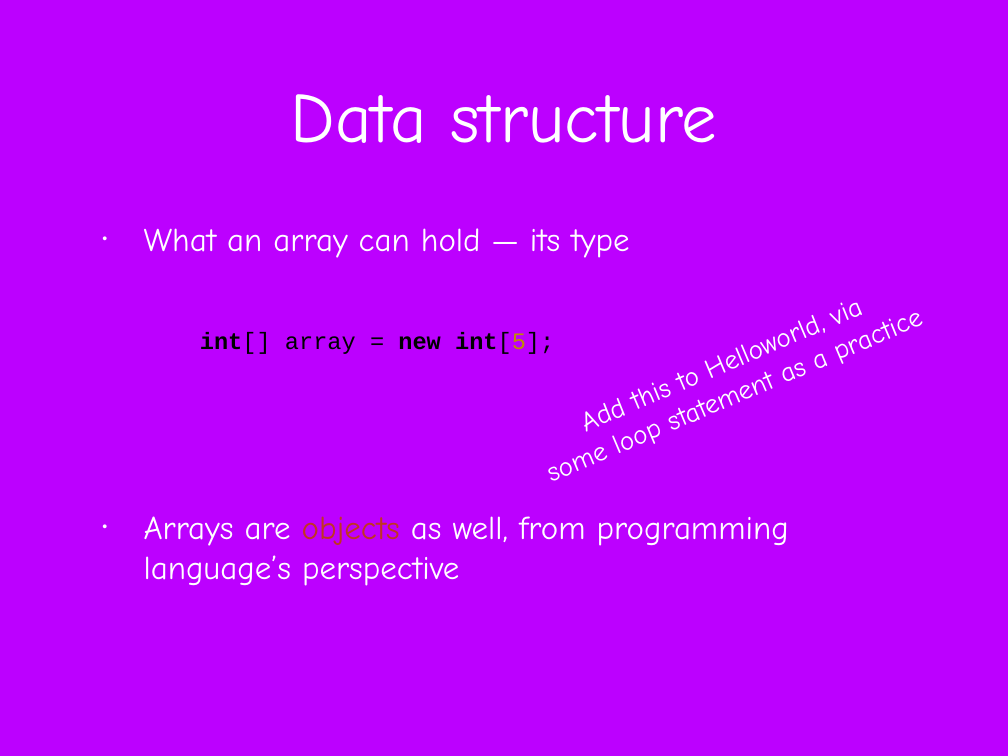
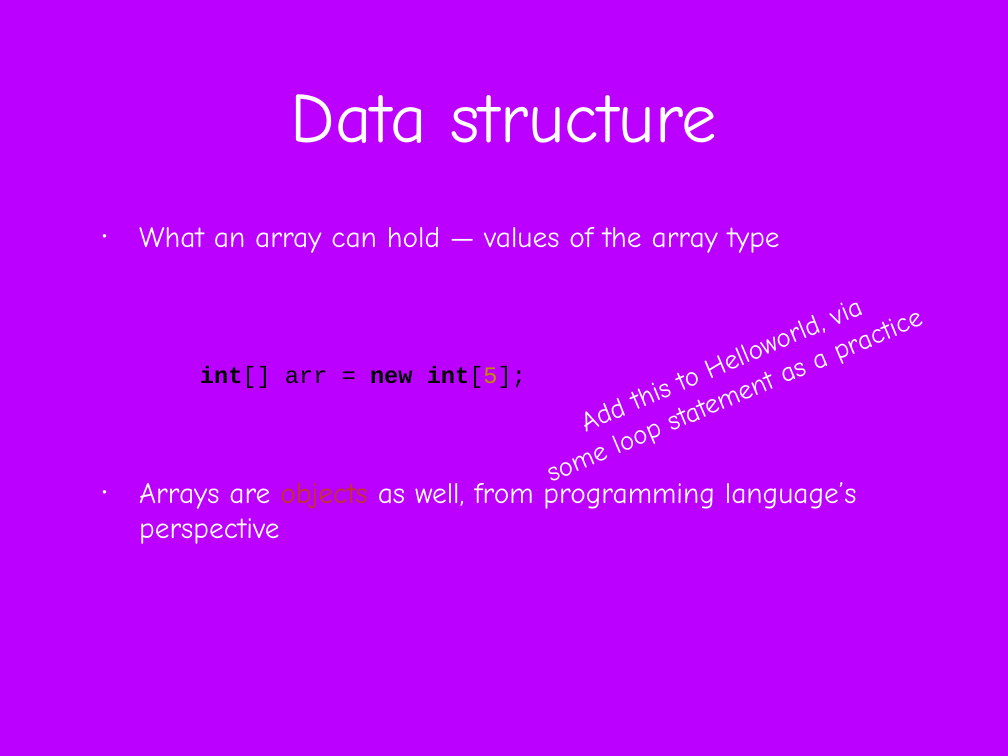
Before and after one commit to difficultcho/AP-A-2018.01.27--, a slide deck: slide 67 of AP计算机A-2018.01.27-张淼.pptx (slide 66 before the commit). Drawn at 1008x756 pixels with LibreOffice and Linux fonts; fonts in the diff are those of the drawing; background and template pictures are left out. Boxes give left, top, right and bottom in pixels: in the first picture for what was removed or moved away, otherwise in the second. Text is boxed around its words. In the diff, an @@ line names an element or a change of style, - is before the commit and + after.

```diff
--- a/AP计算机A-2018.01.27-张淼.pptx
+++ b/AP计算机A-2018.01.27-张淼.pptx
@@ text at (x1=139, y1=227, x2=780, y2=253): text changed; size 33.5 to 29.9 pt @@
-• What an array can hold — its type
+• What an array can hold — values of the array type
@@ text at (x1=200, y1=366, x2=526, y2=388): text changed @@
-int[] array = new int[5];
+int[] arr = new int[5];
@@ text at (x1=139, y1=478, x2=857, y2=544): size 33.5 to 29.9 pt in "Arrays are objects as well, from programming ..."; indent changed; less space between paragraphs @@
```
Also in this commit, not shown: 32 other slides changed, 2 slides added.
